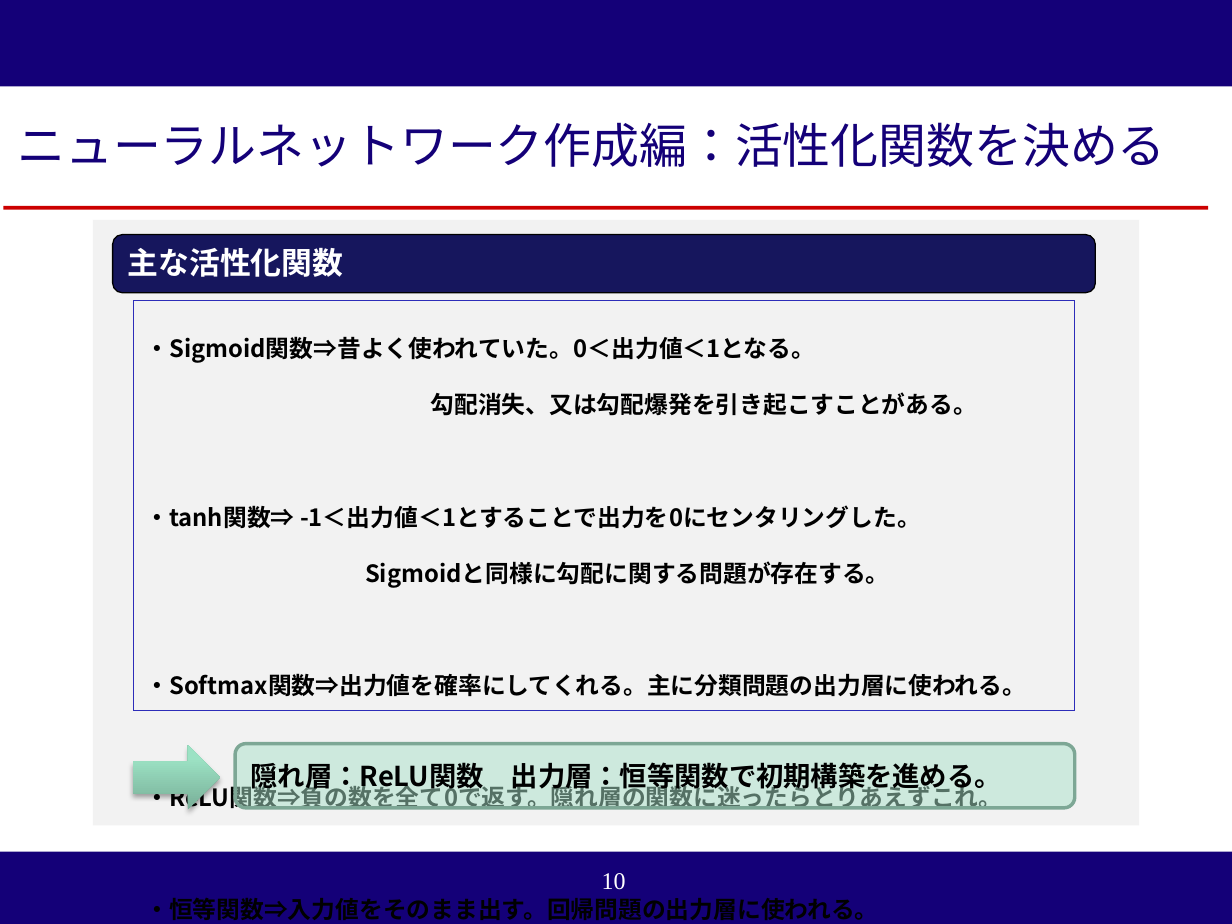
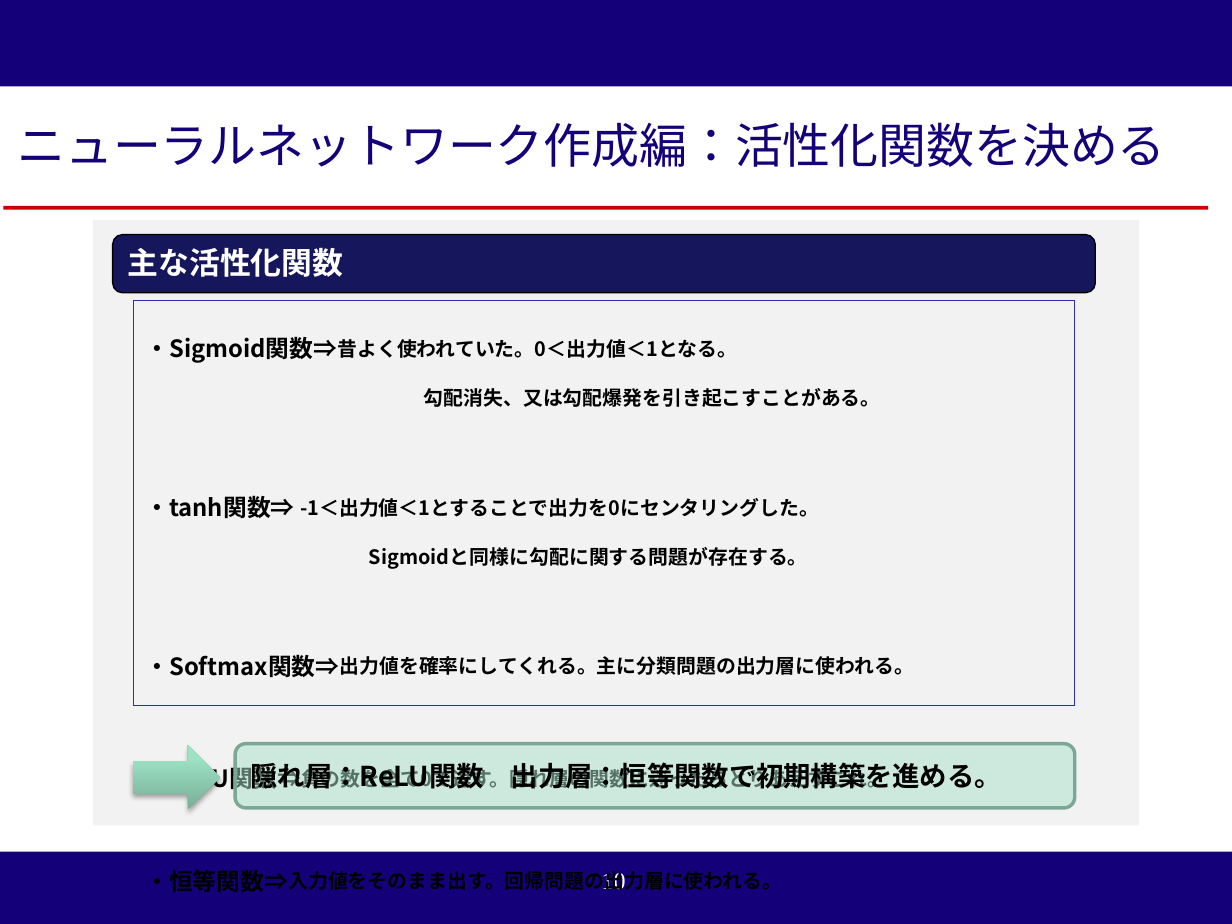
Before and after one commit to reversi-ir/ai-program, a slide deck: slide 10 of reversi-ai/result/オセロAI_技術アカデミー用説明資料.pptx. Drawn at 1232x924 pixels with LibreOffice and Linux fonts; fonts in the diff are those of the drawing; background and template pictures are left out. Boxes give left, top, right and bottom in pixels: in the first picture for what was removed or moved away, otherwise in the second. Text is boxed around its words. In the diff, an @@ line names an element or a change of style, - is before the commit and + after.

```diff
--- a/reversi-ai/result/オセロAI_技術アカデミー用説明資料.pptx
+++ b/reversi-ai/result/オセロAI_技術アカデミー用説明資料.pptx
@@ rectangle "・Sigmoid関数⇒昔よく使われていた。0＜出力値＜1となる。": place and size @@
-rectangle "・Sigmoid関数⇒昔よく使われていた。0＜出力値＜1となる。" at (133, 301, 1074, 711)
+rectangle "・Sigmoid関数⇒昔よく使われていた。0＜出力値＜1となる。" at (133, 301, 1074, 706)
@@ rectangle "・Sigmoid関数⇒昔よく使われていた。0＜出力値＜1となる。" at (133, 301, 1074, 706): size 24 to 20 pt in "・Sigmoid関数⇒昔よく使われていた。0＜出力値＜1となる。", "勾配消失、又は勾配爆発を引き起こすことがある。", "-1＜出力値＜1とすることで出力を0にセンタリングした。", "Sigmoidと同様に勾配に関する問題が存在する。" and 3 more places @@
```
Also in this commit, not shown: 9 other slides changed, 1 slide added, 14 other files.
